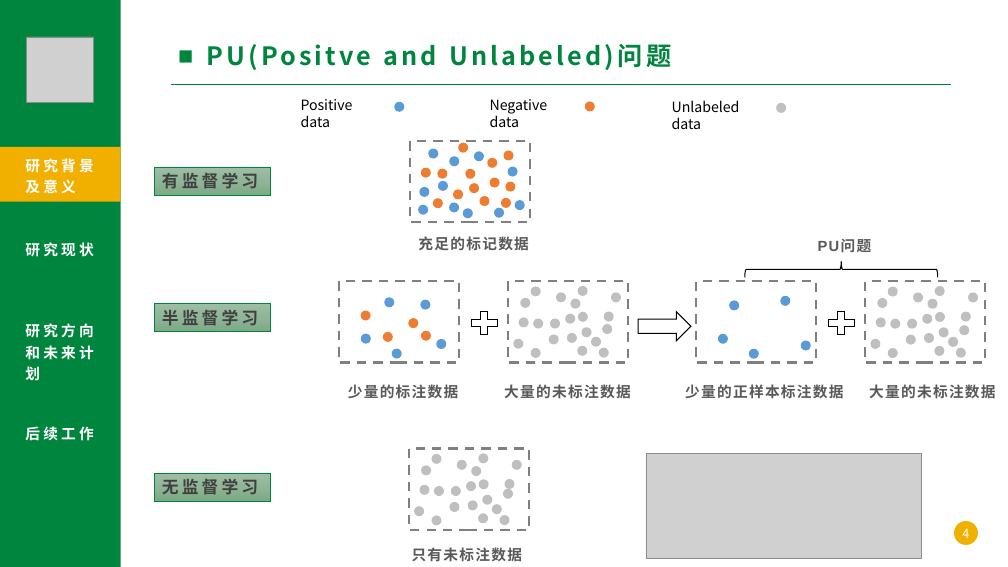
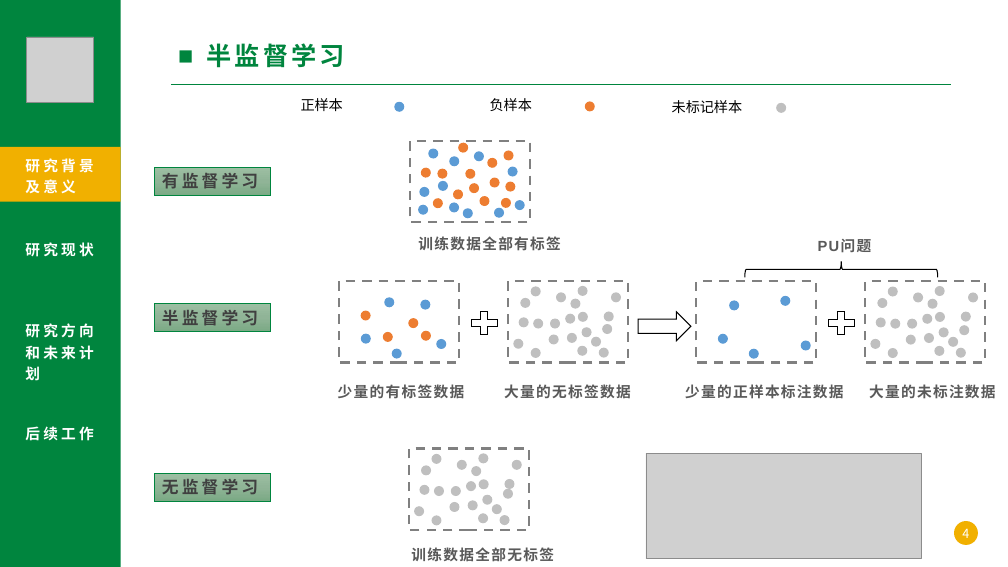
Before and after one commit to lvjiuluan/idea-projects, a slide deck: slide 4 of Git桌面-不放大文件/中期准备/开题ppt-吕九峦.pptx. Drawn at 1008x567 pixels with LibreOffice and Linux fonts; fonts in the diff are those of the drawing; grey boxes stand for pictures. Boxes give left, top, right and bottom in pixels: in the first picture for what was removed or moved away, otherwise in the second. Text is boxed around its words. In the diff, an @@ line names an element or a change of style, - is before the commit and + after.

```diff
--- a/Git桌面-不放大文件/中期准备/开题ppt-吕九峦.pptx
+++ b/Git桌面-不放大文件/中期准备/开题ppt-吕九峦.pptx
@@ text at (207, 43, 346, 68): text changed @@
-■ PU(Positve and Unlabeled)问题
+■ 半监督学习
@@ text at (301, 98, 343, 111): text changed @@
-Positive data
+正样本
@@ text at (490, 98, 532, 111): text changed @@
-Negative data
+负样本
@@ text at (672, 100, 743, 113): text changed @@
-Unlabeled data
+未标记样本
@@ text at (418, 236, 561, 251): text changed @@
-充足的标记数据
+训练数据全部有标签
@@ text at (338, 384, 465, 399): text changed @@
-少量的标注数据
+少量的有标签数据
@@ text at (504, 384, 631, 399): text changed @@
-大量的未标注数据
+大量的无标签数据
@@ text at (411, 547, 554, 562): text changed @@
-只有未标注数据
+训练数据全部无标签
```
Also in this commit, not shown: 4 other files.
